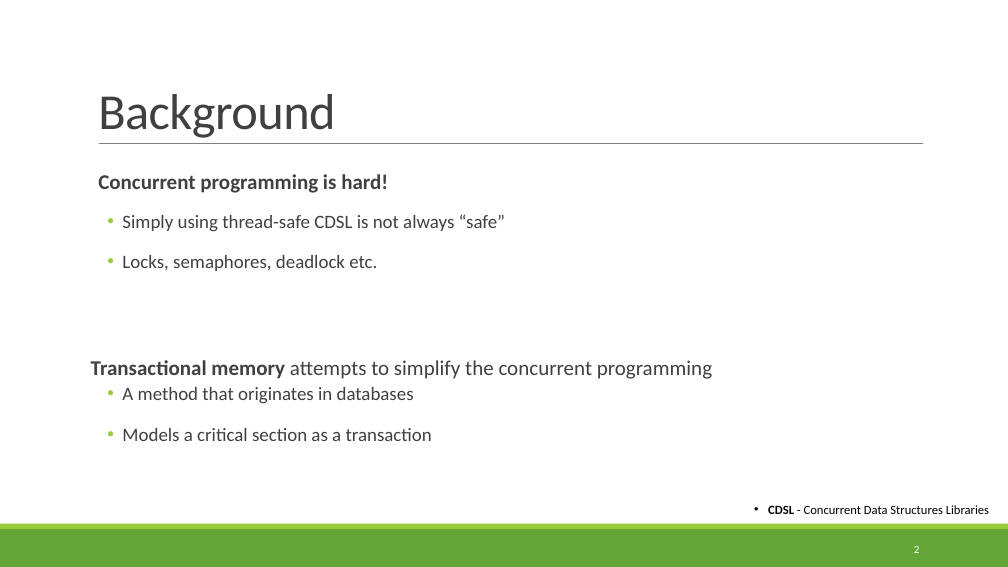
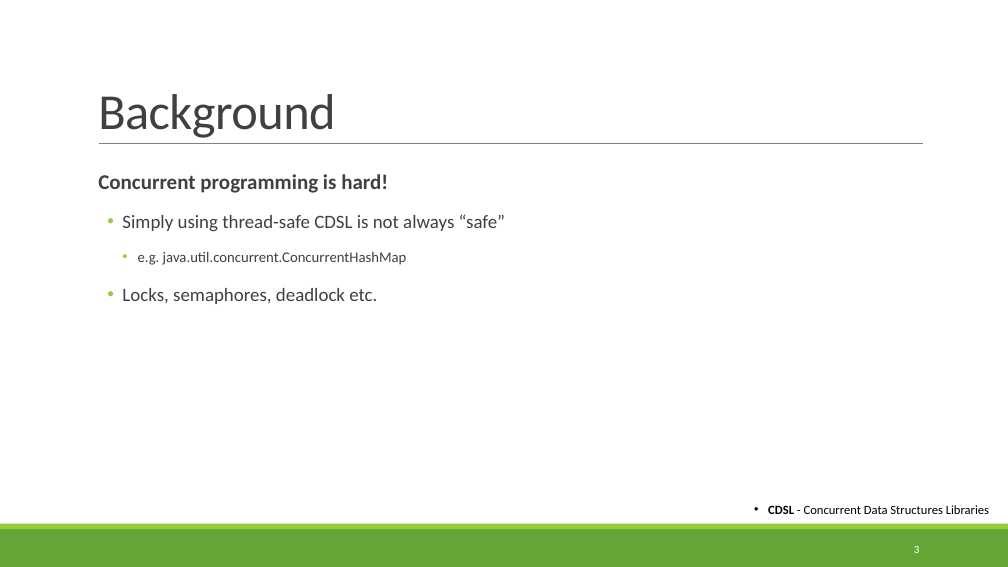
Before and after one commit to itssapir/TXHashMap, a slide deck: slide 3 of Docs/Presentation_final.pptx (slide 2 before the commit). Drawn at 1008x567 pixels with LibreOffice and Linux fonts; fonts in the diff are those of the drawing. Boxes give left, top, right and bottom in pixels: in the first picture for what was removed or moved away, otherwise in the second. Text is boxed around its words. In the diff, an @@ line names an element or a change of style, - is before the commit and + after.

```diff
--- a/Docs/Presentation_final.pptx
+++ b/Docs/Presentation_final.pptx
@@ text at [138,252,407,265]: paragraph added @@
+    • e.g. java.util.concurrent.ConcurrentHashMap
@@ text at [91,360,712,441]: paragraphs removed @@
-Transactional memory attempts to simplify the concurrent programming
-  • A method that originates in databases
-  • Models a critical section as a transaction
```
Also in this commit, not shown: 15 other slides changed, 39 slides added, 4 slides removed, 6 other files.
